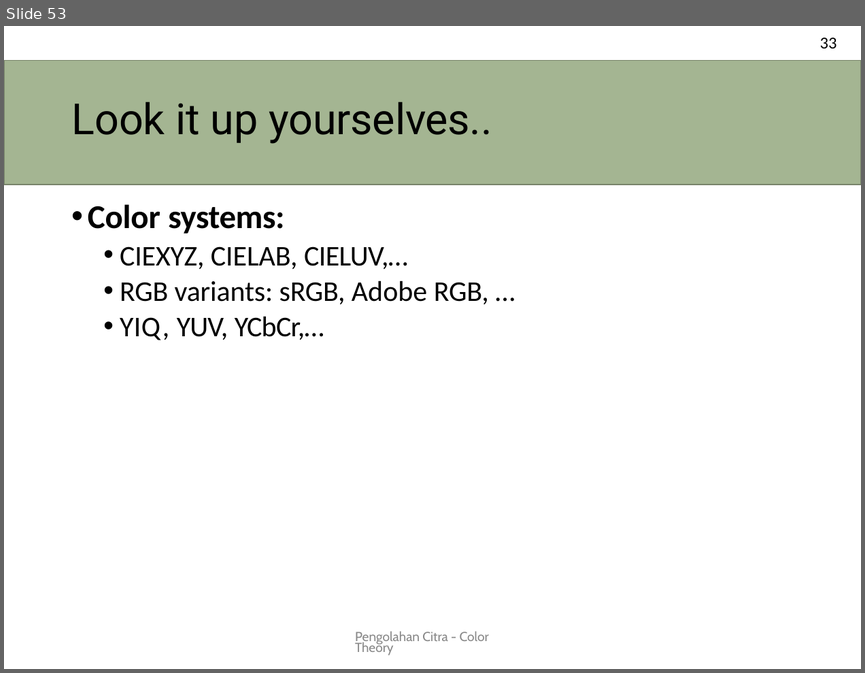
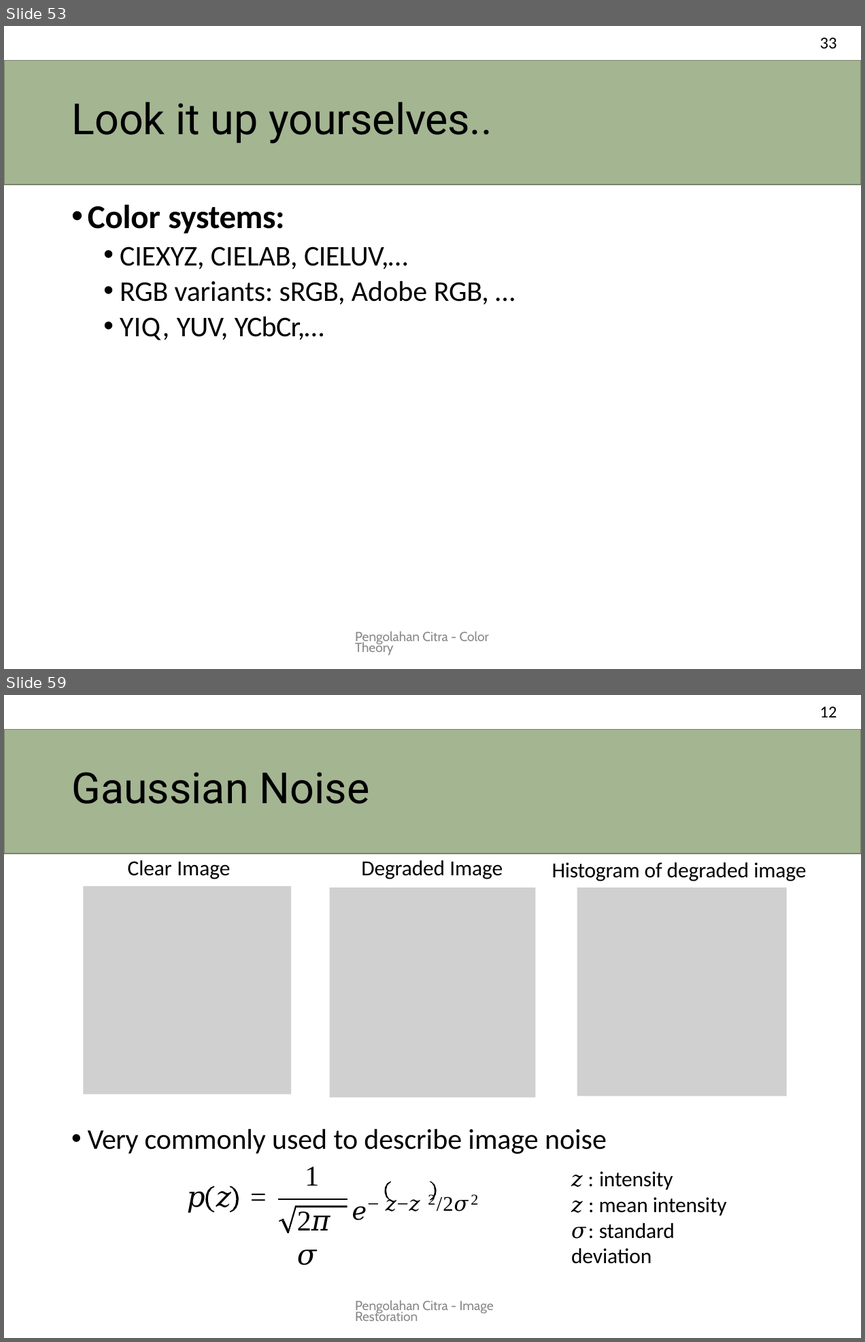
Before and after one commit to novalassalam/comvis, a slide deck: pencit.pptx. Shown one above the other, each under a label of ours: slide 53 before the commit, slides 53 and 59 after it; the slides between them are not shown. The pictures are 865x673 and 865x1342 pixels, drawn with LibreOffice and Linux fonts; fonts in the diff are those of the drawing; grey boxes stand for pictures. Boxes give left, top, right and bottom in pixels: in the first picture for what was removed or moved away, otherwise in the second. Text is boxed around its words. In the diff, an @@ line names an element or a change of style, - is before the commit and + after.

```diff
--- a/pencit.pptx
+++ b/pencit.pptx
@@ slide 59 added at [4, 695, 861, 1338], background #FFFFFF @@
@@ text added at [820, 707, 837, 717], 14 pt, text #000000 @@
+12
@@ title added at [4, 729, 861, 853], fill #A4B592, outline #78846A 0.96 pt, 36 pt, text #000000 @@
+Gaussian Noise
@@ text added at [128, 860, 502, 879], 18 pt, text #000000 @@
+Clear Image Degraded Image
@@ text added at [552, 862, 806, 881], 18 pt, text #000000 @@
+Histogram of degraded image
@@ picture added at [83, 886, 291, 1094] @@
@@ picture added at [330, 887, 535, 1097] @@
@@ picture added at [577, 887, 786, 1095] @@
@@ text added at [88, 1128, 606, 1154], 24 pt, text #000000 @@
+• Very commonly used to describe image noise
@@ text added at [186, 1177, 271, 1215], 24 pt, text #000000 @@
+𝑝 𝑧 =
@@ text added at [305, 1166, 319, 1185], 24 pt, text #000000 @@
+1
@@ freeform shape added at [384, 1181, 436, 1200], fill #000000 @@
@@ text added at [571, 1171, 727, 1263], 18 pt, text #000000 @@
+𝑧 : intensity
+𝑧 : mean intensity
+𝜎: standard deviation
@@ freeform shape added at [205, 1186, 239, 1212], fill #000000 @@
@@ freeform shape added at [278, 1199, 347, 1199], outline #000000 1.56 pt @@
@@ text added at [296, 1200, 349, 1238], 24 pt, text #000000 @@
+2𝜋𝜎
@@ text added at [385, 1193, 435, 1211], 17.5 pt, text #000000 @@
+𝑒− 𝑧−𝑧 2/2𝜎2
@@ freeform shape added at [279, 1206, 347, 1233], fill #000000 @@
@@ text added at [355, 1300, 494, 1321], 11 pt, text #888888 @@
+Pengolahan Citra - Image Restoration
```
Also in this commit, not shown: 43 other slides added, 12 other files.
